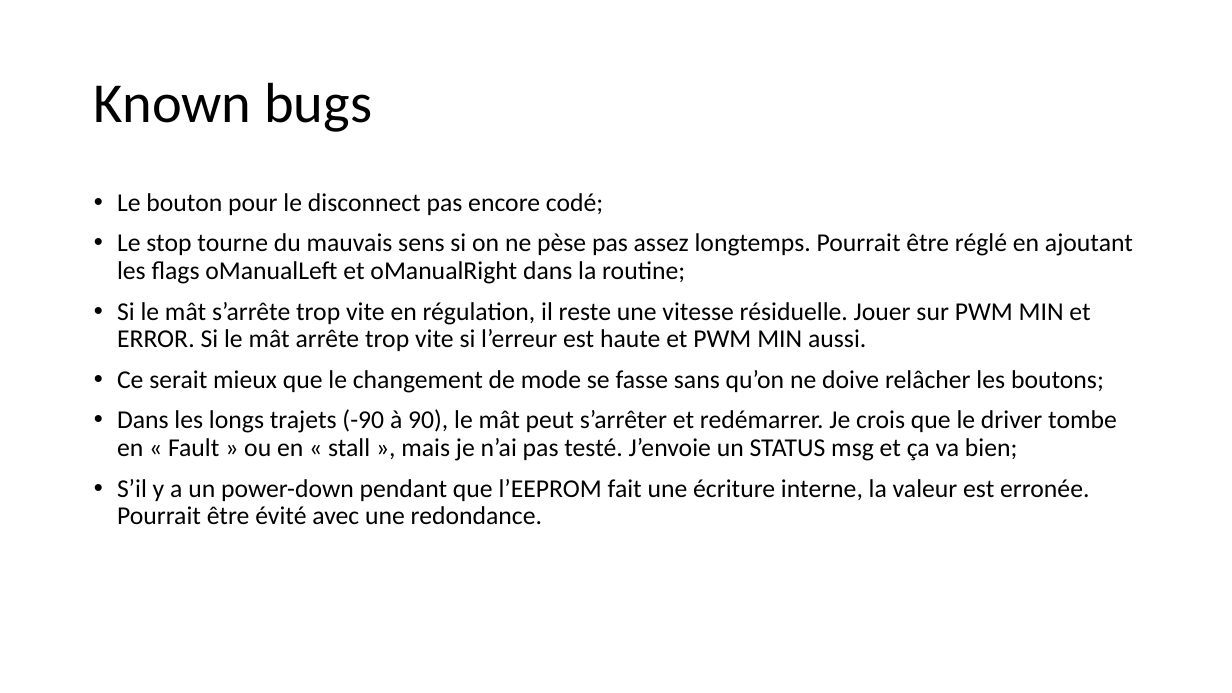
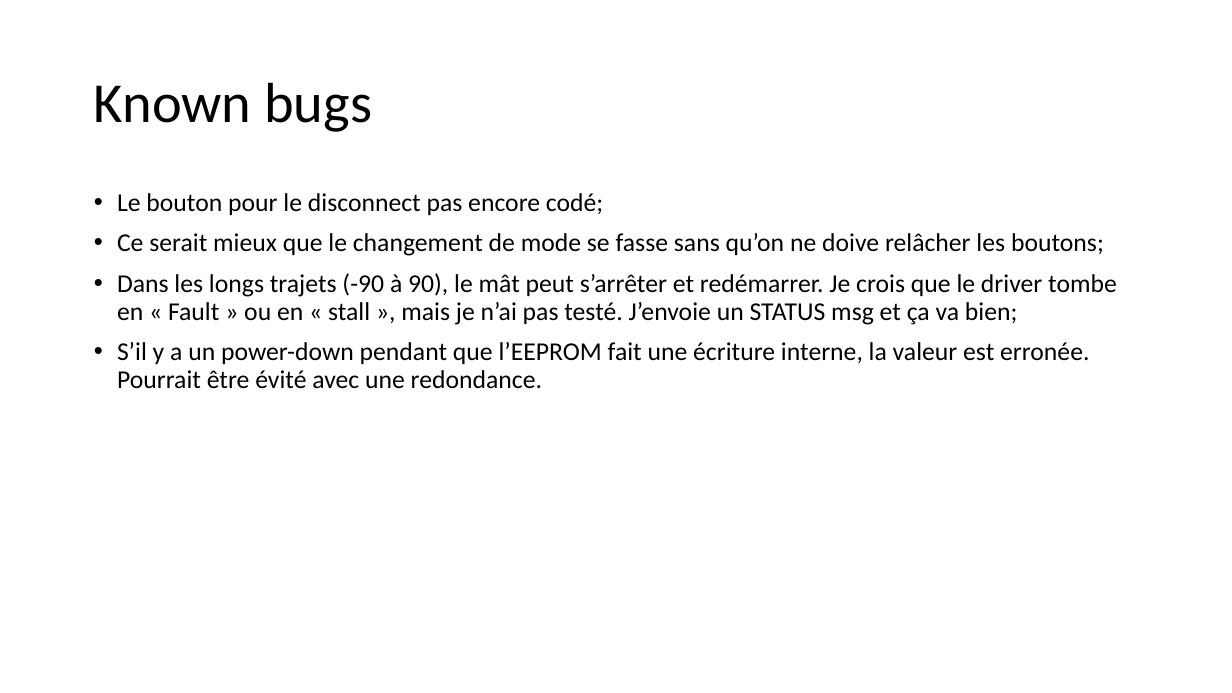
Before and after one commit to chinook/ChinookMast, a slide deck: slide 5 of ChinookMast.pptx. Drawn at 1232x693 pixels with LibreOffice and Linux fonts; fonts in the diff are those of the drawing. Boxes give left, top, right and bottom in pixels: in the first picture for what was removed or moved away, otherwise in the second. Text is boxed around its words. In the diff, an @@ line names an element or a change of style, - is before the commit and + after.

Commit message:
Fixed a couple of bugs

```diff
--- a/ChinookMast.pptx
+++ b/ChinookMast.pptx
@@ text at (x1=117, y1=233, x2=1133, y2=351): paragraphs removed @@
-• Le stop tourne du mauvais sens si on ne pèse pas assez longtemps. Pourrait être réglé en ajoutant les flags oManualLeft et oManualRight dans la routine;
-• Si le mât s’arrête trop vite en régulation, il reste une vitesse résiduelle. Jouer sur PWM MIN et ERROR. Si le mât arrête trop vite si l’erreur est haute et PWM MIN aussi.
```
Also in this commit, not shown: 18 other files.
